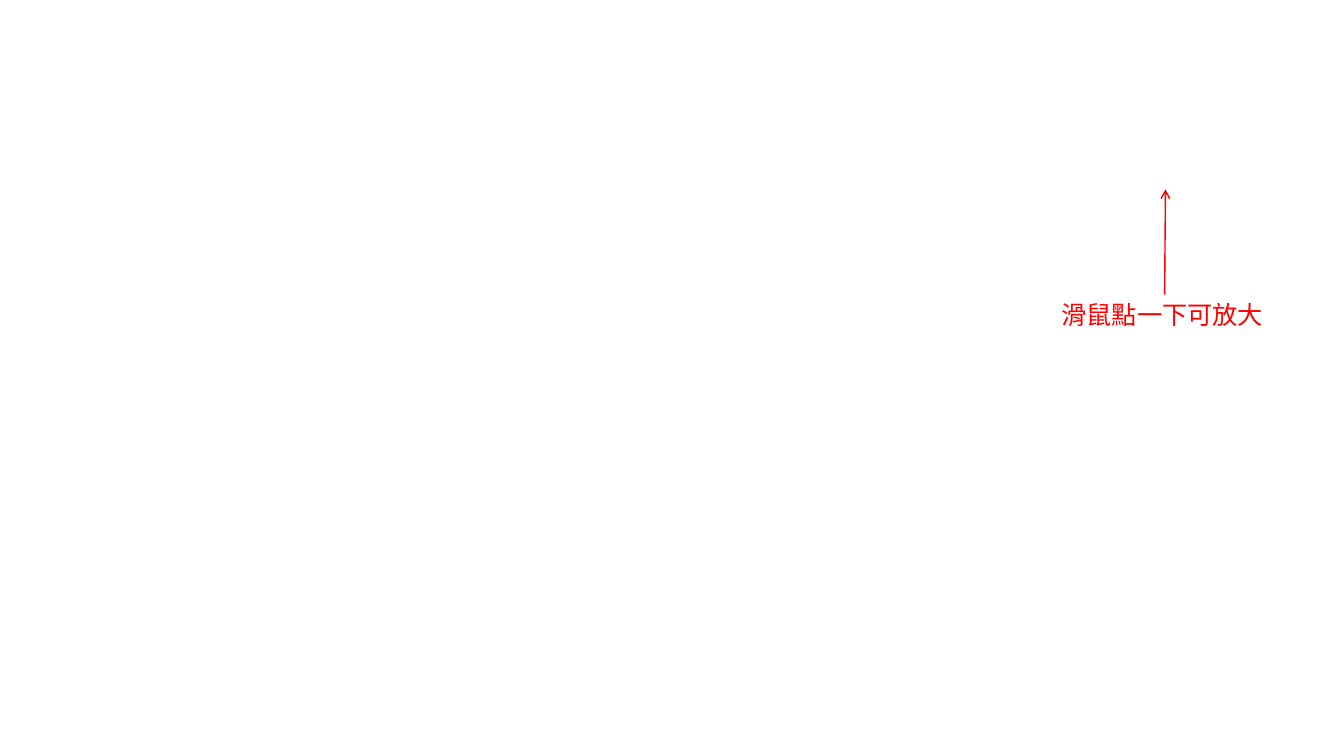
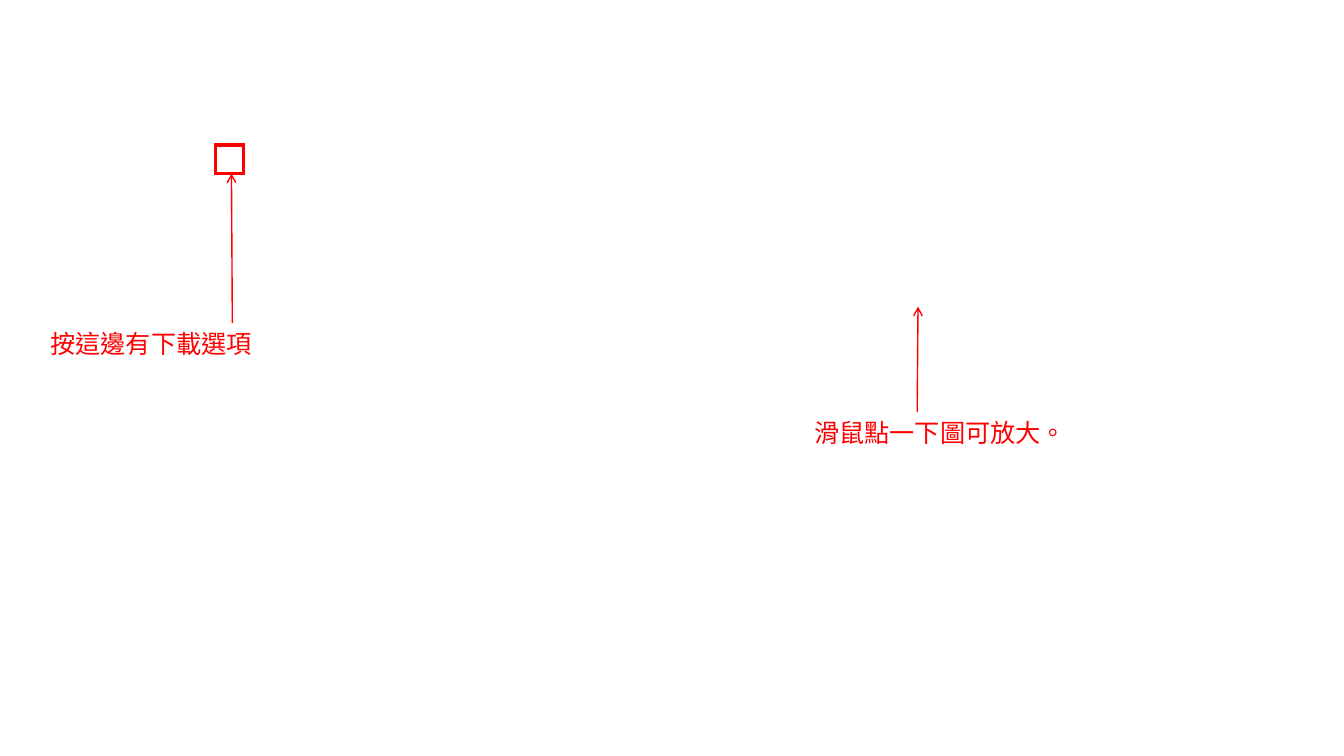
Before and after one commit to gj94fu4/gj94fu4.github.io, a slide deck: slide 12 of project/starlux-aod/航班準時率分析程式使用說明.pptx (slide 10 before the commit). Drawn at 1344x756 pixels with LibreOffice and Linux fonts; fonts in the diff are those of the drawing; background and template pictures are left out. Boxes give left, top, right and bottom in pixels: in the first picture for what was removed or moved away, otherwise in the second. Text is boxed around its words. In the diff, an @@ line names an element or a change of style, - is before the commit and + after.

```diff
--- a/project/starlux-aod/航班準時率分析程式使用說明.pptx
+++ b/project/starlux-aod/航班準時率分析程式使用說明.pptx
@@ rectangle added at [216, 145, 244, 173], outline #FF0000 2.25 pt @@
@@ arrow added from (232, 323) to (232, 173), #FF0000 1 pt @@
@@ arrow moved from (1165, 294) - (1166, 190) to (918, 412) - (919, 307) @@
@@ text added at [50, 331, 252, 355], 18 pt, text #FF0000 @@
+按這邊有下載選項
@@ text at [814, 421, 1066, 444]: text changed @@
-滑鼠點一下可放大
+滑鼠點一下圖可放大。
```
Also in this commit, not shown: 6 other slides changed, 10 slides added, 3 slides removed, 45 other files.
